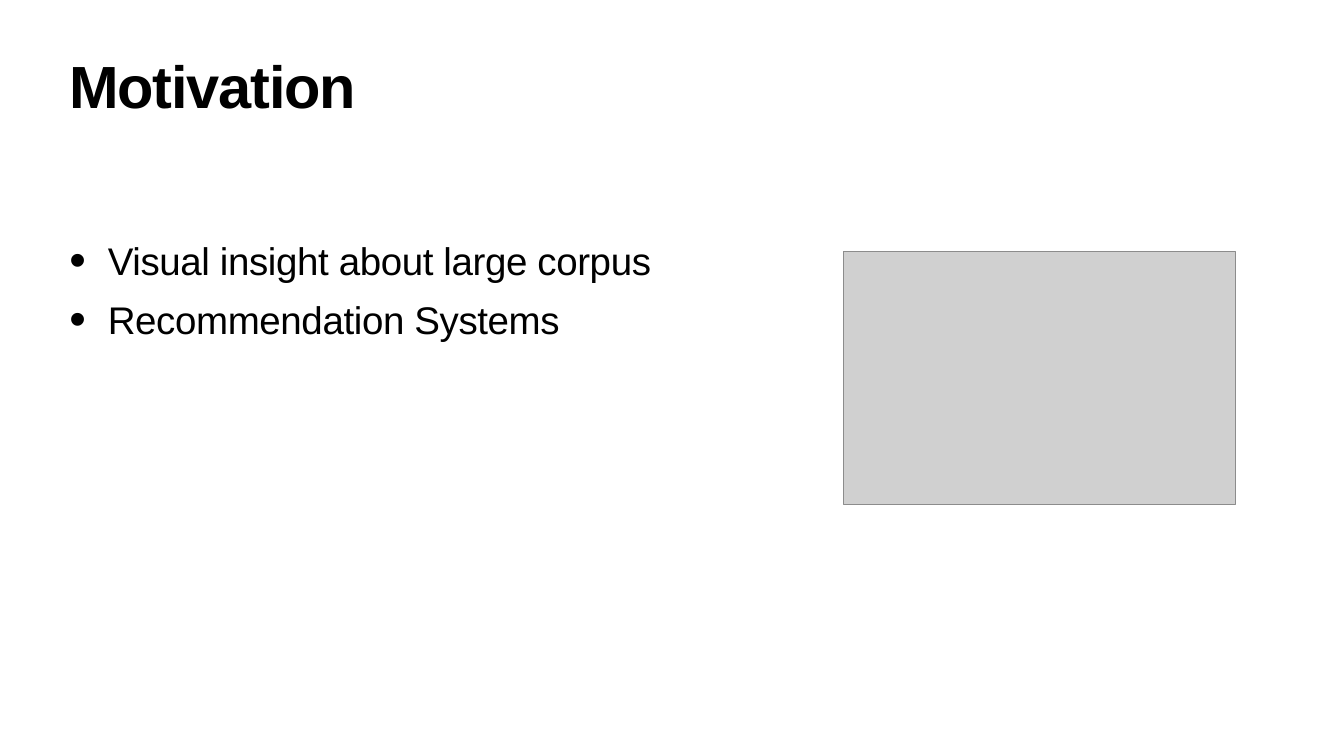
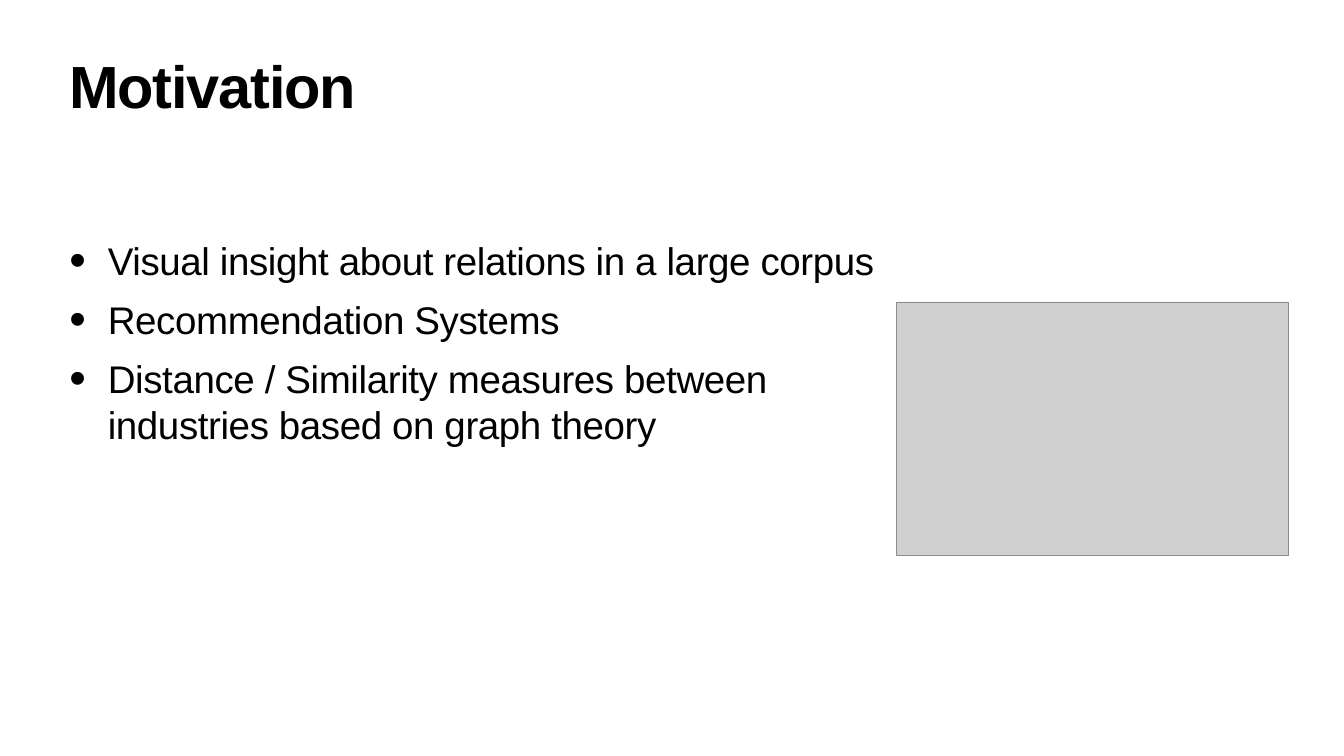
Before and after one commit to snirlugassy/data-science-lab-project, a slide deck: slide 3 of Industry Mapping.pptx. Drawn at 1344x756 pixels with LibreOffice and Linux fonts; fonts in the diff are those of the drawing; grey boxes stand for pictures. Boxes give left, top, right and bottom in pixels: in the first picture for what was removed or moved away, otherwise in the second. Text is boxed around its words. In the diff, an @@ line names an element or a change of style, - is before the commit and + after.

```diff
--- a/Industry Mapping.pptx
+++ b/Industry Mapping.pptx
@@ text at (108, 247, 875, 283): text changed @@
-• Visual insight about large corpus
+• Visual insight about relations in a large corpus
@@ picture: place and size @@
-picture at (844, 251, 1235, 504)
+picture at (897, 302, 1288, 555)
@@ text at (108, 365, 767, 446): paragraph added @@
+• Distance / Similarity measures between industries based on graph theory
```
Also in this commit, not shown: 6 other slides changed, 11 slides added, 3 slides removed, 2 other files.
